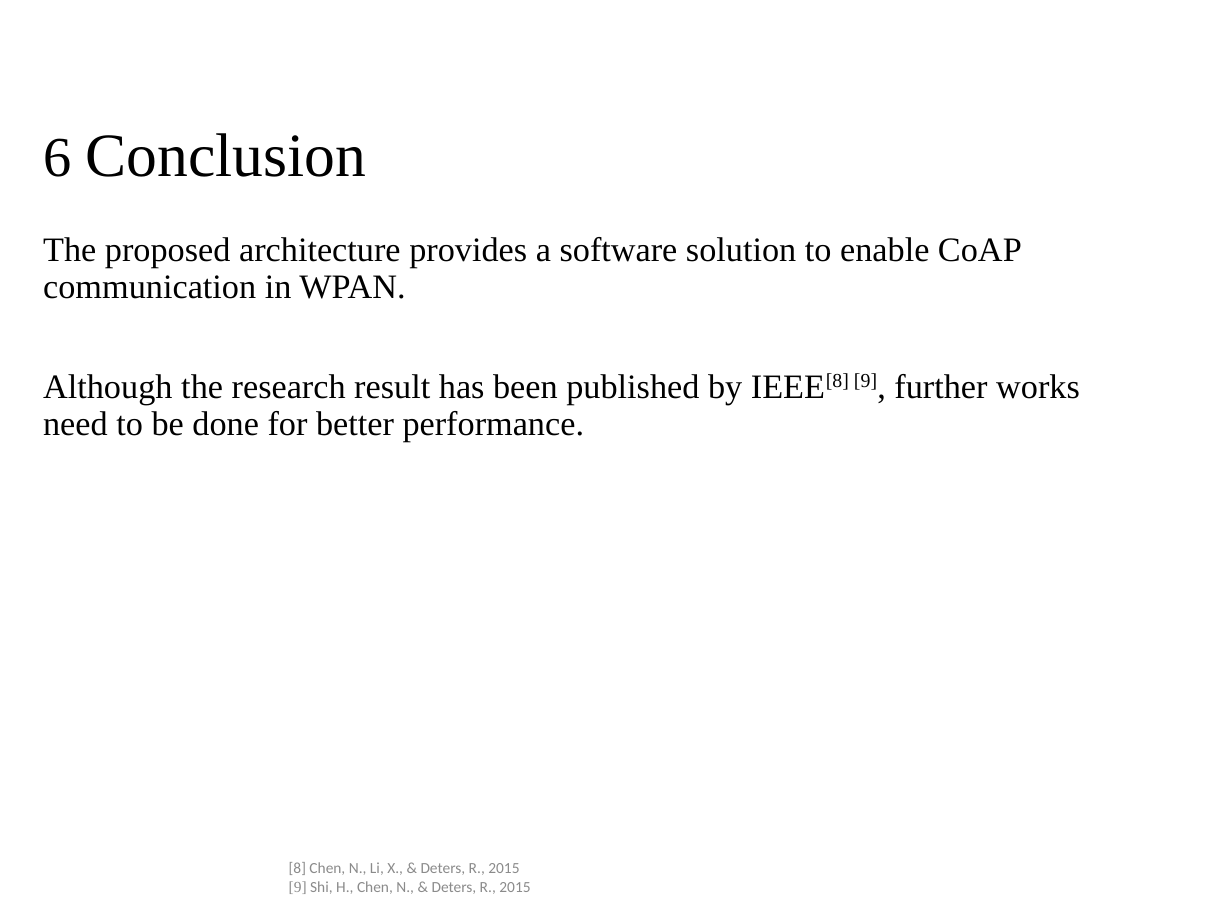
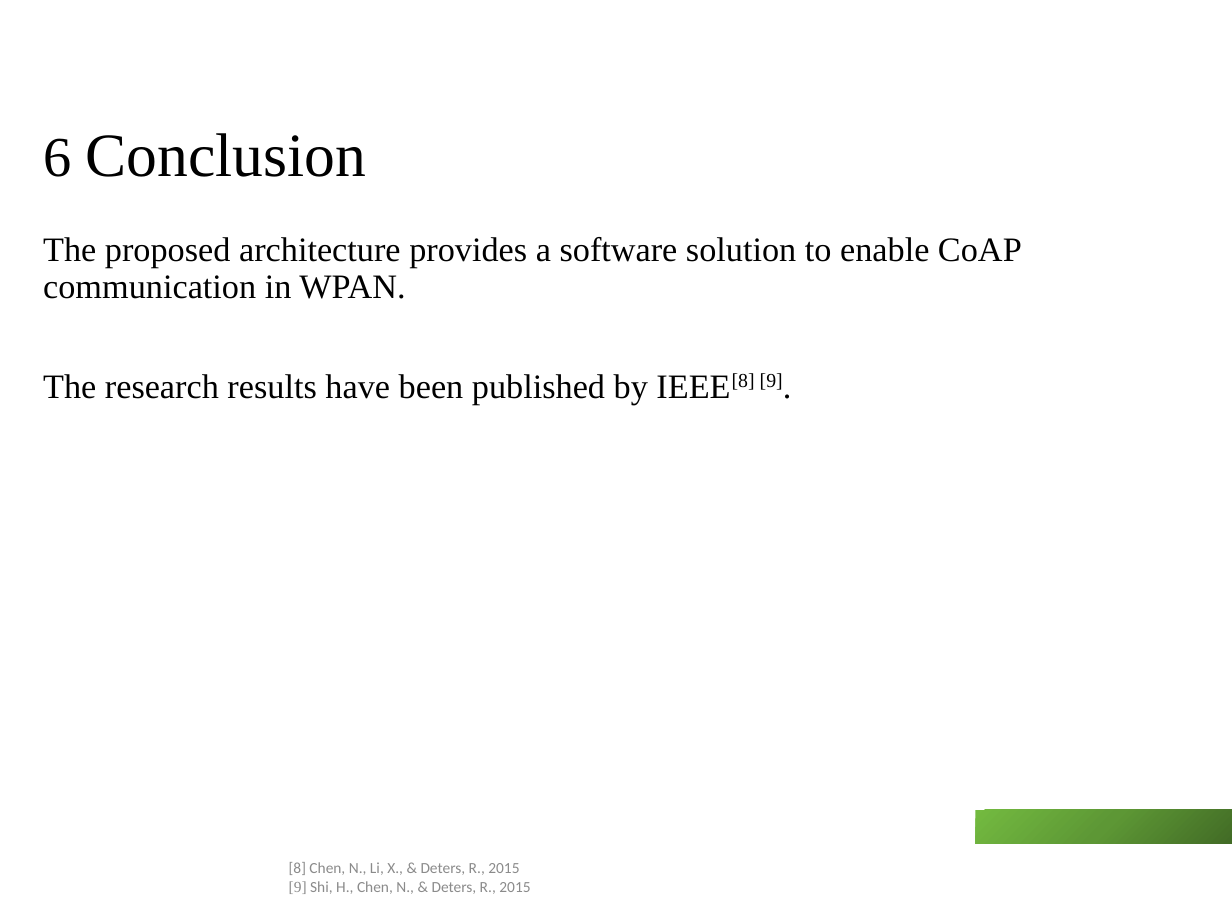
Before and after one commit to chennanoka/Thesis, a slide deck: slide 20 of ThesisPresentationV2.pptx (slide 19 before the commit). Drawn at 1232x924 pixels with LibreOffice and Linux fonts; fonts in the diff are those of the drawing; background and template pictures are left out. Boxes give left, top, right and bottom in pixels: in the first picture for what was removed or moved away, otherwise in the second. Text is boxed around its words. In the diff, an @@ line names an element or a change of style, - is before the commit and + after.

```diff
--- a/ThesisPresentationV2.pptx
+++ b/ThesisPresentationV2.pptx
@@ text at (x1=43, y1=373, x2=783, y2=405): text changed @@
-Although the research result has been published by IEEE[8] [9], further works need to be done for better performance.
+The research results have been published by IEEE[8] [9].
@@ rectangle added at (x1=976, y1=809, x2=1232, y2=844), fill gradient #416B26 to #5D9835 to #73BA40 @@
```
Also in this commit, not shown: 22 other slides changed, 1 slide added, 8 other files.
